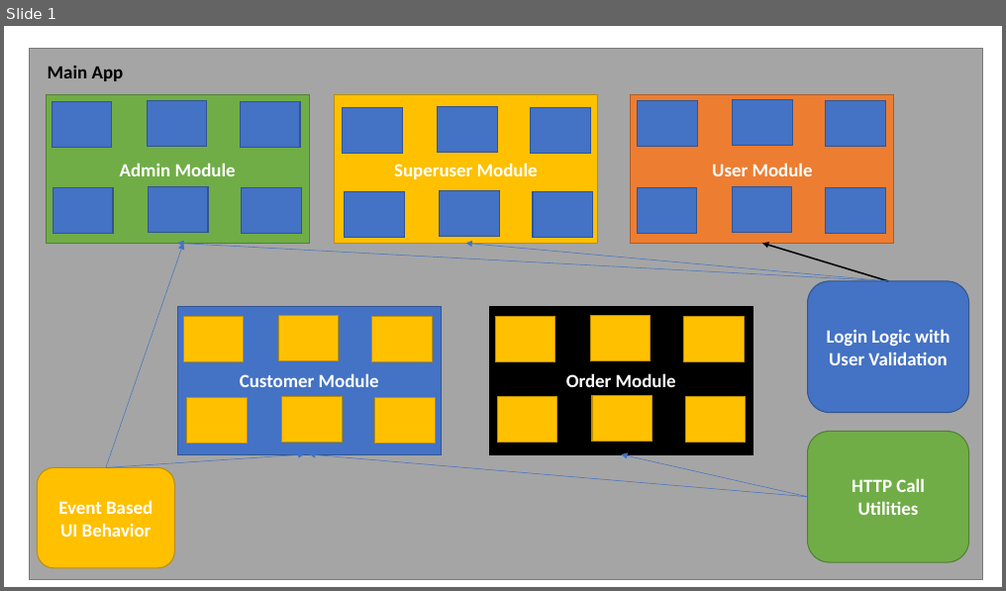
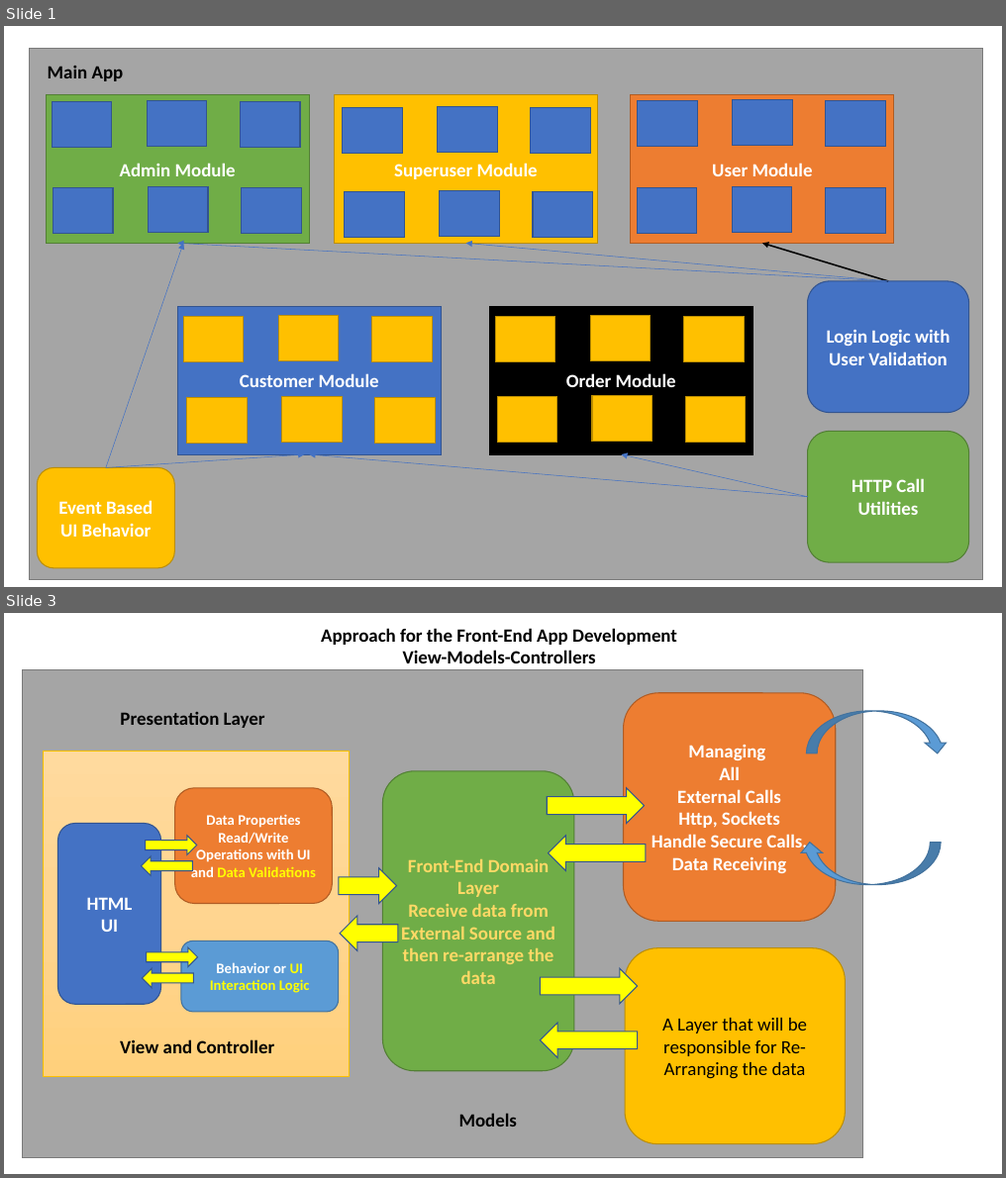
Before and after one commit to maheshsabnis/Blaz_Ng_Jan2022, a slide deck: images_NG.pptx. Shown one above the other, each under a label of ours: slide 1 before the commit, slides 1 and 3 after it; the slides between them are not shown. The pictures are 1006x591 and 1006x1178 pixels, drawn with LibreOffice and Linux fonts; fonts in the diff are those of the drawing. Boxes give left, top, right and bottom in pixels: in the first picture for what was removed or moved away, otherwise in the second. Text is boxed around its words. In the diff, an @@ line names an element or a change of style, - is before the commit and + after.

```diff
--- a/images_NG.pptx
+++ b/images_NG.pptx
@@ slide 3 added at (4,613,1002,1174), background #FFFFFF @@
@@ text added at (321,628,677,663), 18 pt, text #000000, bold @@
+Approach for the Front-End App Development
+View-Models-Controllers
@@ rectangle added at (23,669,863,1158), fill #A5A5A5, outline #7A7A7A 1 pt @@
@@ rounded rectangle added at (623,693,835,922), fill #ED7D31, outline #AF5C24 1 pt, 18 pt, text #FFFFFF, bold @@
+Managing
+All
+External Calls
+Http, Sockets
+Handle Secure Calls, Data Receiving
@@ text added at (120,712,265,728), 18 pt, text #000000, bold @@
+Presentation Layer
@@ curved down arrow added at (807,711,948,754), fill #5B9BD5, outline #43739E 1 pt @@
@@ rectangle added at (43,751,350,1077), fill gradient #FFDB9E to #FFD590 to #FFD07C, outline #FFC000 0.5 pt @@
@@ rounded rectangle added at (174,788,332,903), fill #ED7D31, outline #AF5C24 1 pt, 14 pt, text #FFFFFF, bold @@
+Data Properties
+Read/Write Operations with UI and Data Validations
@@ rounded rectangle added at (383,771,574,1071), fill #70AD47, outline #538035 1 pt, 18 pt, text gradient #FFC000 to #FFD966 to #FFF2CC, bold @@
+Front-End Domain Layer
+Receive data from External Source and then re-arrange the data
@@ right arrow added at (547,788,645,823), fill #FFFF00, outline #325491 1 pt @@
@@ rounded rectangle added at (57,823,161,1004), fill #4472C4, outline #325491 1 pt, 18 pt, text #FFFFFF, bold @@
+HTML
+UI
@@ right arrow added at (146,836,197,855), fill #FFFF00, outline #325491 1 pt @@
@@ left arrow added at (548,836,646,870), fill #FFFF00, outline #325491 1 pt @@
@@ curved down arrow added at (799,842,941,884), fill #5B9BD5, outline #43739E 1 pt @@
@@ left arrow added at (141,857,193,875), fill #FFFF00, outline #325491 1 pt @@
@@ right arrow added at (339,868,397,903), fill #FFFF00, outline #325491 1 pt @@
@@ left arrow added at (341,916,399,952), fill #FFFF00, outline #325491 1 pt @@
@@ left arrow added at (142,968,193,988), fill #FFFF00, outline #325491 1 pt @@
@@ right arrow added at (147,948,198,967), fill #FFFF00, outline #325491 1 pt @@
@@ rounded rectangle added at (181,941,339,1012), fill #5B9BD5, outline #43739E 1 pt, 14 pt, text #FFFF00, bold @@
+Behavior or UI Interaction Logic
@@ right arrow added at (540,968,638,1004), fill #FFFF00, outline #325491 1 pt @@
@@ rounded rectangle added at (625,949,845,1145), fill #FFC000, outline #BD8E00 1 pt, 18 pt, text #000000 @@
+A Layer that will be responsible for Re-Arranging the data
@@ left arrow added at (540,1023,638,1059), fill #FFFF00, outline #325491 1 pt @@
@@ text added at (120,1040,275,1054), 18 pt, text #000000, bold @@
+View and Controller
@@ text added at (459,1113,517,1127), 18 pt, text #000000, bold @@
+Models
```
Also in this commit, not shown: 2 other slides added, 1 other file.
